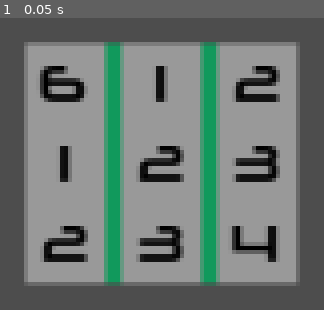
Above: before the commit, frame 1.
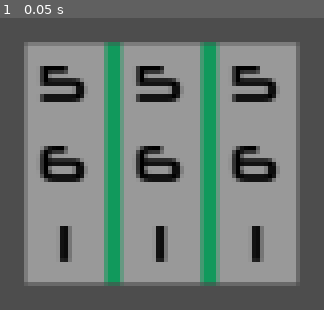
Above: after the commit, the same moment.

Repository: Pe3Hu/aitua
Game: Godot game, scene res://scene/0/game.tscn
Two runs of this game, one before a commit and one after it. Both use one fixed random seed, a clock stepped at 60 frames per second and the inputs below.
Inputs:
- Up to frame 1 (0.05 s): no input

The runs differ from the first frame. In frame 1, 8.5% of the frame differs, in the area x 12-87%, y 16-84%.

Commit message:
update version 0.0011
1. added aitua_spell json file
2. calculated average spell damage given all the permutations of the cubes

Diff:
--- /dev/null
+++ b/asset/json/aitua_spell.json
@@ -0,0 +1,46 @@
+[
+ {
+  "title": "water 1",
+  "element": "water",
+  "slot": 1,
+  "condition type": "series",
+  "condition value": 2,
+  "effect impact 1": "damage",
+  "effect criterion 1": "facet sum",
+  "effect operator 1": "add",
+  "effect value 1": 0
+ },
+ {
+  "title": "wind 1",
+  "element": "wind",
+  "slot": 1,
+  "condition type": "amount",
+  "condition value": 7,
+  "effect impact 1": "damage",
+  "effect criterion 1": "number of cubes",
+  "effect operator 1": "multiply",
+  "effect value 1": 2
+ },
+ {
+  "title": "fire 1",
+  "element": "fire",
+  "slot": 1,
+  "condition type": "duplicate",
+  "condition value": "any",
+  "effect impact 1": "damage",
+  "effect criterion 1": "maximum facet",
+  "effect operator 1": "multiply",
+  "effect value 1": 2
+ },
+ {
+  "title": "earth 1",
+  "element": "earth",
+  "slot": 1,
+  "condition type": "amount",
+  "condition value": 8,
+  "effect impact 1": "damage",
+  "effect criterion 1": "no",
+  "effect operator 1": "add",
+  "effect value 1": 6
+ }
+]
--- a/scene/1/spellcaster.gd
+++ b/scene/1/spellcaster.gd
@@ -5,19 +5,201 @@
 
 
 var mana = 3
+var spell = null
+var values = {}
+var repeats = 0
 
 
 func _ready() -> void:
+	values.total = []
+	values.current = []
+
 	for _i in mana:
 		var dice = Global.scene.dice.instantiate()
 		dices.add_child(dice)
 
-	var values = [1,2,3]
-	flip_dices(values)
+	test_all_spells()
+
+#	var values_ = [5,5,1,1]
+#	flip_dices(values_)
+#
+#	if check_spell_condition():
+#		apply_spell()
+
+
+func test_all_spells() -> void:
+	for title in Global.dict.spell.title:
+		spell = title
+		roll_all_substitution()
+		Global.stat.spell.damage[spell] /= Global.dict.substitution["6"]["3"]
+		print([spell, Global.stat.spell.damage[spell]])
+
+
+
+func roll_all_substitution() -> void:
+	for substitution in Global.arr.dice.substitution[mana]:
+		var edges = Global.arr.dice.substitution[mana][substitution].edges
+		repeats = Global.arr.dice.substitution[mana][substitution].repeats
+		flip_dices(edges)
+
+		if check_spell_condition():
+			apply_spell()
 
 
 func flip_dices(values_: Array) -> void:
+	values.total = []
+
 	for _i in dices.get_child_count():
 		var dice = dices.get_child(_i)
 		var value = values_[_i]
 		dice.flip_to_value(value)
+		values.total.append(value)
+
+
+func check_spell_condition() -> bool:
+	values.current = []
+	fill_facets_values()
+	var description = Global.dict.spell.title[spell]
+	var condition = Global.dict.spell.title[spell].condition
+
+	match condition.type:
+		"series":
+			values.current = get_series()
+
+			if values.current.size() >= condition.value:
+				while values.current.size() > condition.value:
+					values.current.pop_back()
+			else:
+				values.current = []
+		"amount":
+			var amount = 0
+
+			for value in values.total:
+				amount += value
+
+			if amount >= condition.value:
+				values.current.append_array(values.total)
+		"duplicate":
+			values.current = get_duplicate()
+
+	return !values.current.is_empty()
+
+
+func fill_facets_values() -> void:
+	values.total = []
+
+	for dice in dices.get_children():
+		var value = dice.get_current_facet_value()
+		values.total.append(value)
+
+
+func get_series() -> Array:
+	var uniques = []
+
+	for value in values.total:
+		if !uniques.has(value):
+			uniques.append(value)
+
+	uniques.sort()
+
+	var series = [[uniques.back()]]
+
+	for _i in range(uniques.size()-1, -1, -1):
+		if _i > 0:
+			var a = uniques[_i]
+			var b = uniques[_i - 1]
+
+			if a != b + 1:
+				series.append([b])
+			else:
+
+				series.back().append(b)
+
+	var max = {}
+	var l = 0
+
+	for values_ in series:
+		if !max.has(values_.size()):
+			max[values_.size()] = []
+
+		max[values_.size()].append(values_)
+
+		if l < values_.size():
+			l = values_.size()
+
+	return max[l].front()
+
+
+func apply_spell() -> void:
+	var description = Global.dict.spell.title[spell]
+	var type = Global.dict.spell.title[spell].condition.type
+
+	for effect in Global.dict.spell.title[spell].effect:
+		var data = Global.dict.spell.title[spell].effect[effect]
+
+		match data.impact:
+			"damage":
+				var damage = 0
+
+				match data.criterion:
+					"facet sum":
+						for value in values.current:
+							damage += value
+					"number of cubes":
+						get_lowest_values()
+						damage = values.current.size()
+
+					"maximum facet":
+						for value in values.current:
+							if value > damage:
+								damage = value
+
+				match data.operator:
+					"add":
+						damage += data.value
+					"multiply":
+						damage *= data.value
+
+
+				#print([values.total, damage])
+
+				if !Global.stat.spell.damage.has(spell):
+					Global.stat.spell.damage[spell] = 0.0
+
+				Global.stat.spell.damage[spell] += damage * repeats
+
+
+func get_lowest_values() -> void:
+	values.current.sort()
+	var limit = Global.dict.spell.title[spell].condition.value
+	var amount = 0
+	var lowest = []
+
+	while amount < limit:
+		var value = values.current.pop_front()
+		lowest.append(value)
+		amount += value
+
+	values.current = []
+	values.current.append_array(lowest)
+
+
+func get_duplicate() -> Array:
+	var edges = {}
+
+	for value in values.total:
+		if !edges.has(value):
+			edges[value] = 0
+
+		edges[value] += 1
+
+	var max = 0
+
+	for edge in edges:
+		if edges[edge] > 1 and edge > max:
+			max = edge
+
+	if max > 0:
+		return [max, max]
+	else:
+		return []
--- a/scene/2/dice.gd
+++ b/scene/2/dice.gd
@@ -124,3 +124,8 @@
 				pop_up()
 
 			return
+
+
+func get_current_facet_value() -> int:
+	var facet =  facets.get_child(2)
+	return facet.value
--- a/script/Global.gd
+++ b/script/Global.gd
@@ -5,26 +5,28 @@
 var arr = {}
 var num = {}
 var vec = {}
-var color = {}
 var dict = {}
 var flag = {}
 var node = {}
+var stat = {}
+var color = {}
 var scene = {}
+
 
 
 func _ready() -> void:
 	init_arr()
 	init_num()
 	init_vec()
-	init_color()
 	init_dict()
 	init_node()
+	init_stat()
+	init_color()
 	init_scene()
 
 
 func init_arr() -> void:
 	arr.edge = [1, 2, 3, 4, 5, 6]
-
 
 	init_dice_substitutions()
 
@@ -45,15 +47,22 @@
 
 		var substitutions = get_all_substitutions(cubes)
 		arr.dice.substitution[l] = {}
+		var sum = 0
 
 		for substitution in substitutions:
 			substitution.sort()
 
 			if !arr.dice.substitution[l].has(substitution):
-				arr.dice.substitution[l][substitution] = 0
-
-			arr.dice.substitution[l][substitution] += 1
-		print(arr.dice.substitution[l].keys().size())
+				arr.dice.substitution[l][substitution] = {}
+				arr.dice.substitution[l][substitution].repeats = 0
+				arr.dice.substitution[l][substitution].edges = []
+
+				for index in substitution:
+					var edge = arr.edge[index]
+					arr.dice.substitution[l][substitution].edges.append(edge)
+
+			arr.dice.substitution[l][substitution].repeats += 1
+			sum += 1
 
 
 func init_num() -> void:
@@ -105,9 +114,67 @@
 		]
 	]
 
+	dict.substitution = {}
+	dict.substitution["6"] = {}
+	dict.substitution["6"]["2"]= 36
+	dict.substitution["6"]["3"]= 216
+
+	init_spell()
+
+
+func init_spell() -> void:
+	dict.spell = {}
+	dict.spell.title = {}
+	var path = "res://asset/json/aitua_spell.json"
+	var array = load_data(path)
+
+	for data in array:
+		dict.spell.title[data.title] = {}
+		dict.spell.title[data.title].condition = {}
+		dict.spell.title[data.title].effect = {}
+
+		for key in data:
+			var words = key.rsplit(" ")
+			var flag = true
+
+			for subkey in dict.spell.title[data.title]:
+				if words.has(subkey):
+					flag = false
+
+					if subkey == "effect":
+						var index = words[2]
+						var str = words[1]
+
+						if !dict.spell.title[data.title][subkey].has(index):
+							dict.spell.title[data.title][subkey][index] = {}
+
+						dict.spell.title[data.title][subkey][index][str] = data[key]
+					else:
+						var str = ""
+
+						for _i in words.size():
+							var word = words[_i]
+
+							if word != subkey:
+								if str != "":
+									str += " "
+
+								str += word
+
+						dict.spell.title[data.title][subkey][str] = data[key]
+			if flag:
+				dict.spell.title[data.title][key] = data[key]
+
+		dict.spell.title[data.title].erase("title")
+
 
 func init_node() -> void:
 	node.game = get_node("/root/Game")
+
+
+func init_stat() -> void:
+	stat.spell = {}
+	stat.spell.damage = {}
 
 
 func init_scene() -> void:
